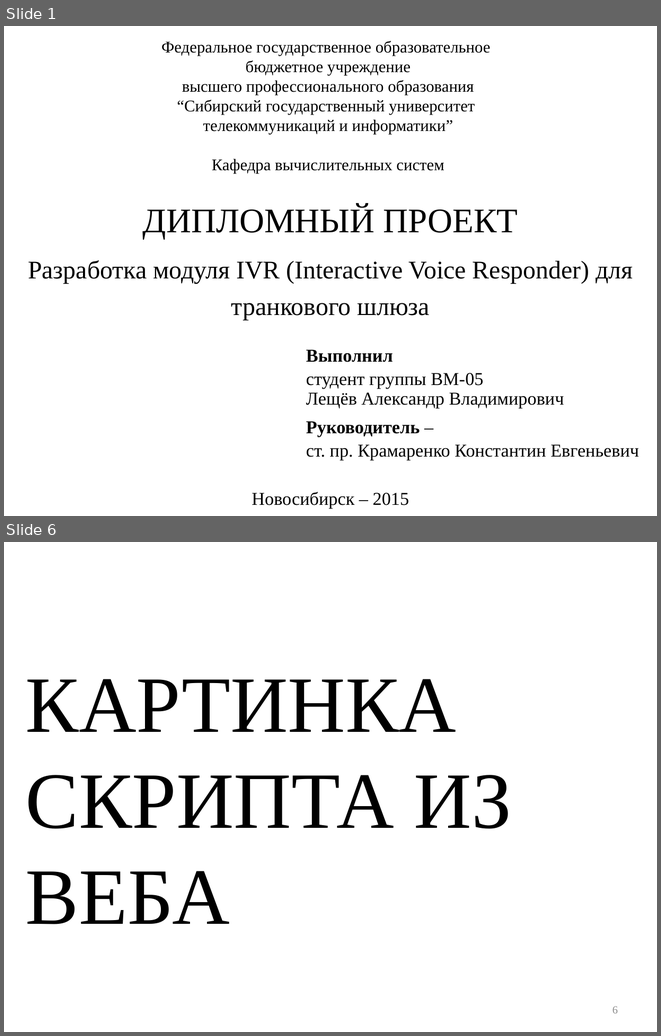
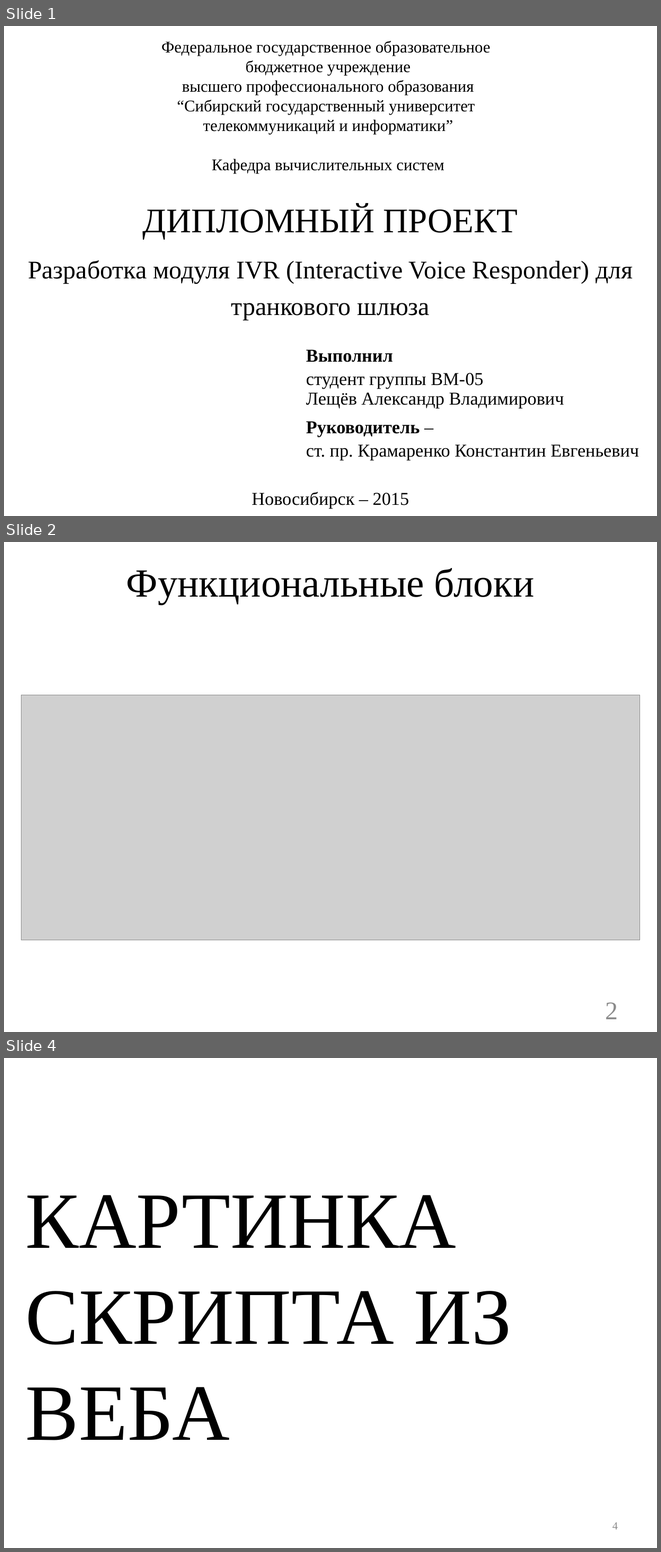
Before and after one commit to ALeschev/tunel, a slide deck: sibsutis/2015/dpl/diploma_submission/diploma_submission_pptx.pptx. Shown one above the other, each under a label of ours: slides 1 and 6 before the commit, slides 1, 2 and 4 after it; the slides between them are not shown. The pictures are 661x1036 and 661x1552 pixels, drawn with LibreOffice and Linux fonts; fonts in the diff are those of the drawing; grey boxes stand for pictures; background and template pictures are left out. Boxes give left, top, right and bottom in pixels: in the first picture for what was removed or moved away, otherwise in the second. Text is boxed around its words. In the diff, an @@ line names an element or a change of style, - is before the commit and + after.

```diff
--- a/sibsutis/2015/dpl/diploma_submission/diploma_submission_pptx.pptx
+++ b/sibsutis/2015/dpl/diploma_submission/diploma_submission_pptx.pptx
@@ slide 2 added at [4,542,657,1032], background #FFFFFF @@
@@ title added at [126,568,534,604], 44 pt, text #000000 @@
+Функциональные блоки
@@ picture added at [21,695,639,940] @@
@@ page number added at [605,1002,618,1019], 28 pt, text #8C8C8C @@
+2
@@ what was slide 6 is now slide 4 @@
@@ page number at [612,1522,618,1529]: text changed @@
-6
+4
```
Also in this commit, not shown: 2 other slides added, 6 slides removed, 13 other files.
